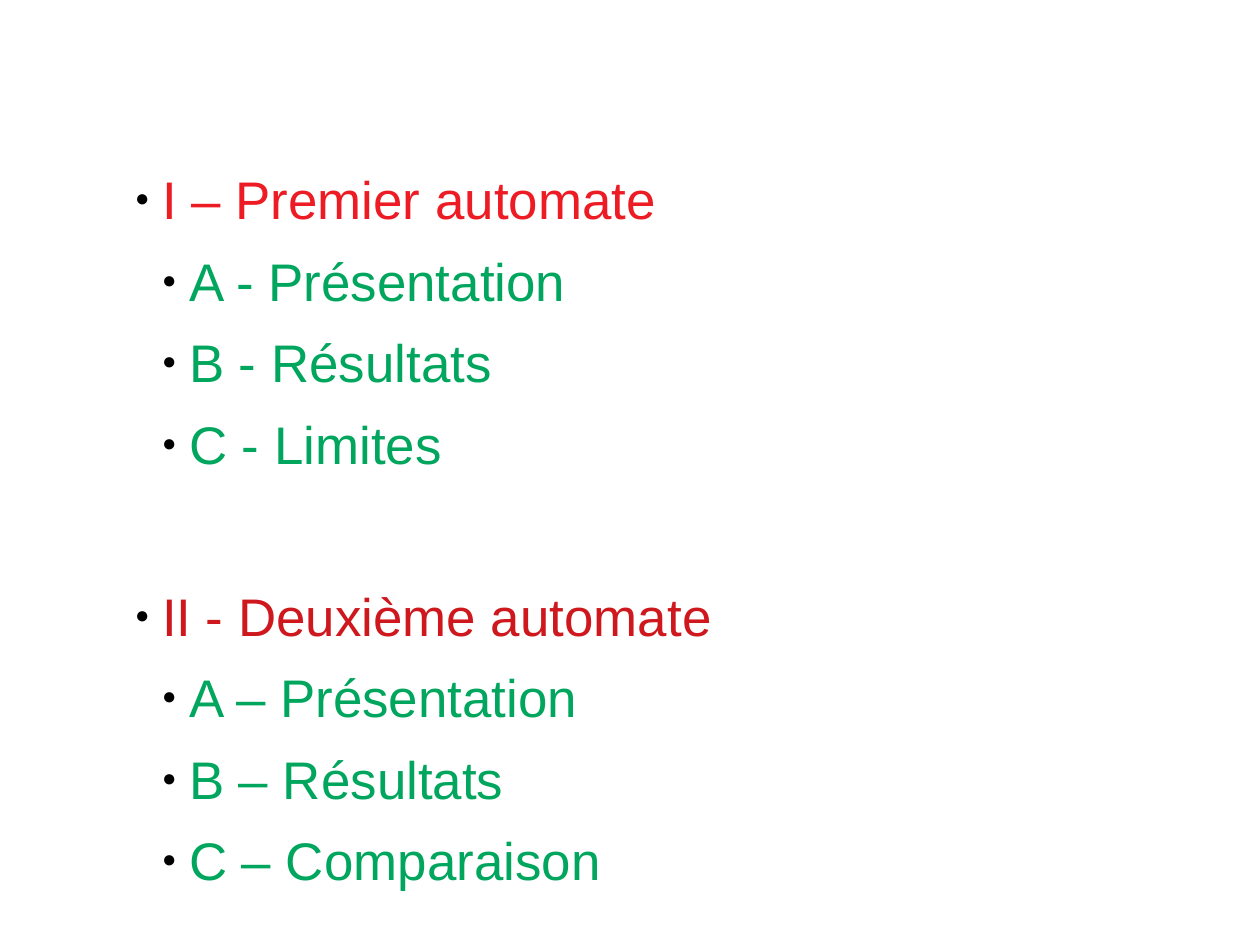
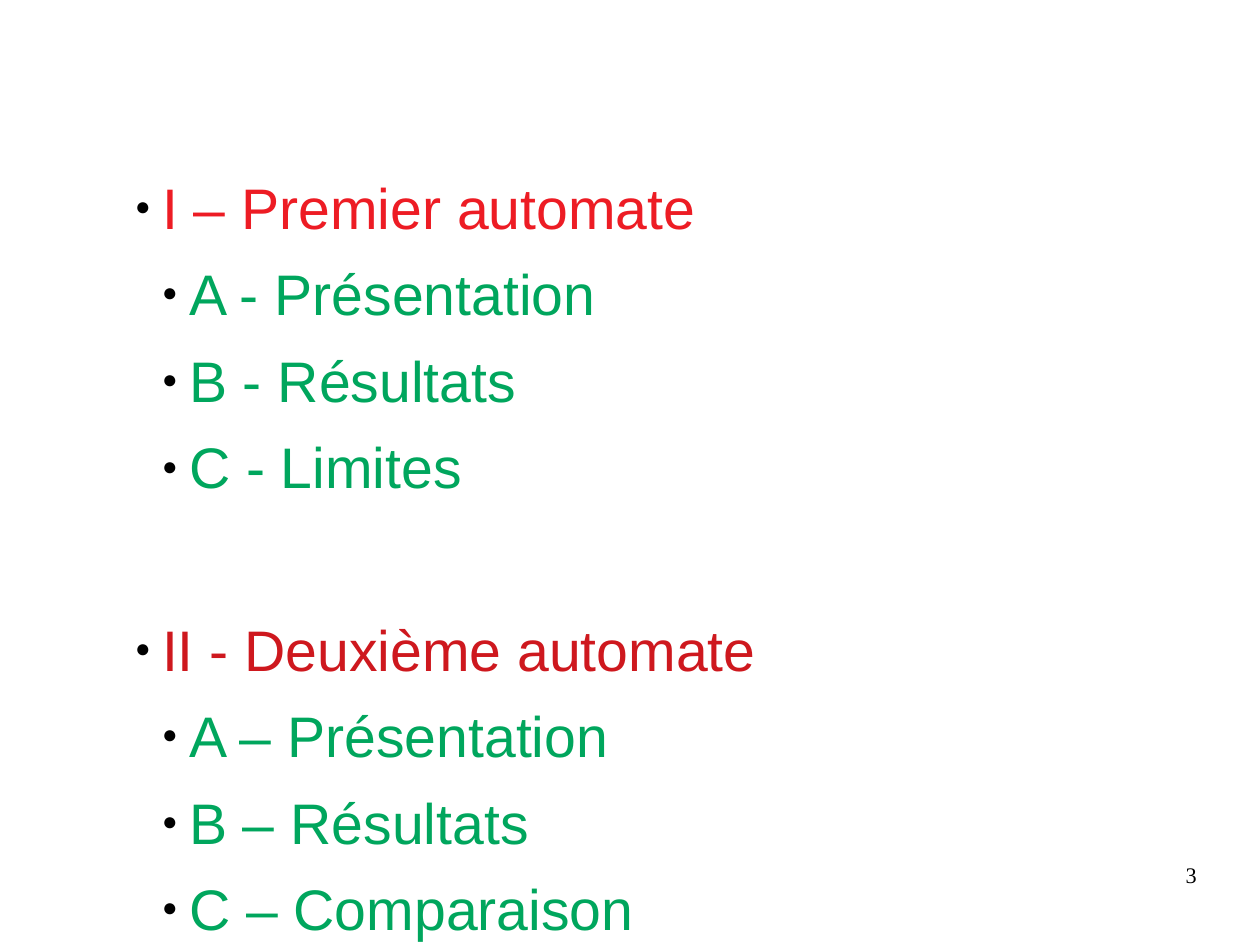
Before and after one commit to Arthurrre/TIPE_Automate, a slide deck: slide 3 of diapo/présentation.odp. Drawn at 1260x945 pixels with LibreOffice and Linux fonts; fonts in the diff are those of the drawing. Boxes give left, top, right and bottom in pixels: in the first picture for what was removed or moved away, otherwise in the second. Text is boxed around its words. In the diff, an @@ line names an element or a change of style, - is before the commit and + after.

```diff
--- a/diapo/présentation.odp
+++ b/diapo/présentation.odp
@@ text "I – Premier automate" at (162,187,755,941): size 33.3 to 36 pt @@
@@ page number added at (1186,868,1197,884), 14 pt, text #000000 @@
+3
```
Also in this commit, not shown: 11 other slides changed, 15 other files.
